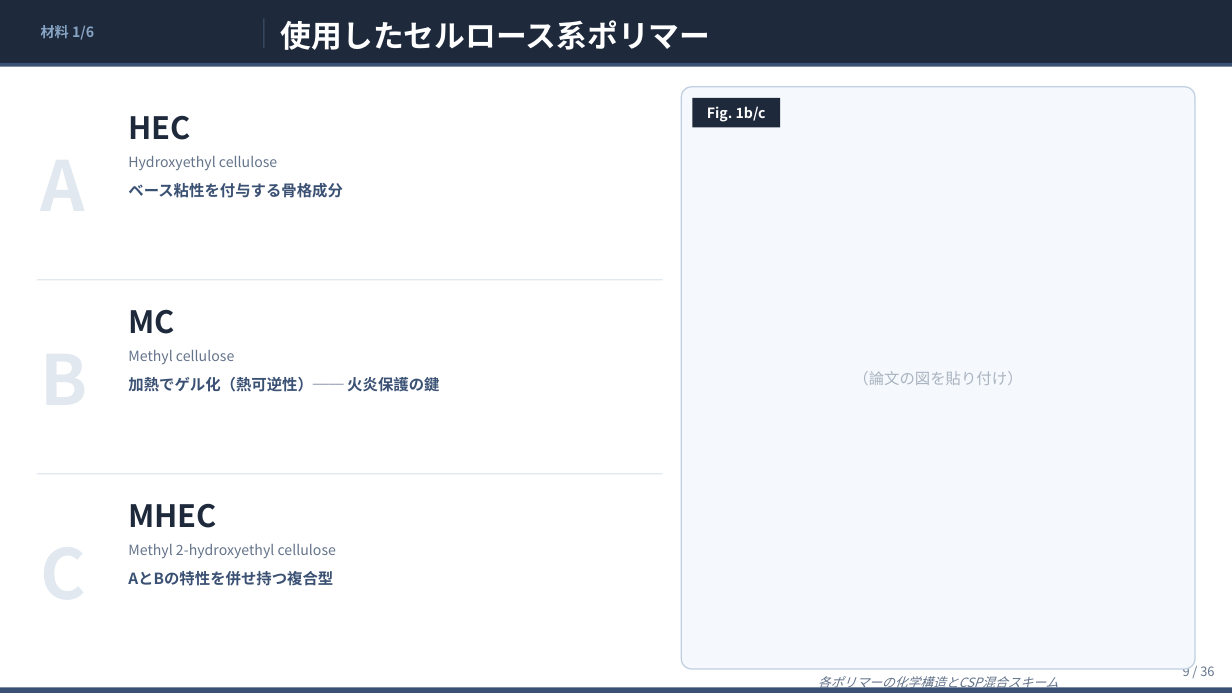
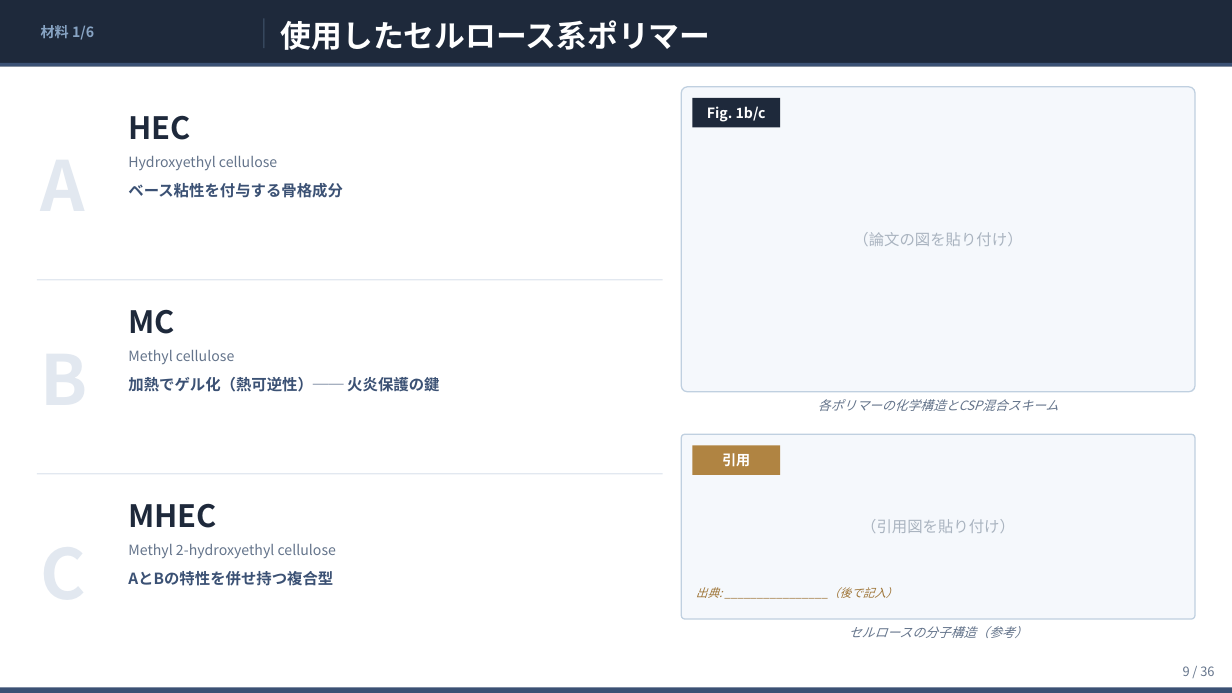
Before and after one commit to ytaisei0525-design/my-first-claude, a slide deck: slide 9 of slides.pptx. Drawn at 1232x693 pixels with LibreOffice and Linux fonts; fonts in the diff are those of the drawing. Boxes give left, top, right and bottom in pixels: in the first picture for what was removed or moved away, otherwise in the second. Text is boxed around its words. In the diff, an @@ line names an element or a change of style, - is before the commit and + after.

```diff
--- a/slides.pptx
+++ b/slides.pptx
@@ text "（論文の図を貼り付け）": place and size @@
-text "（論文の図を貼り付け）" at box(853, 371, 1022, 385)
+text "（論文の図を貼り付け）" at box(853, 232, 1022, 246)
@@ rounded rectangle: place and size @@
-rounded rectangle at box(681, 87, 1195, 669)
+rounded rectangle at box(681, 87, 1195, 392)
@@ text "各ポリマーの化学構造とCSP混合スキーム" rewrapped from box(818, 676, 1059, 692) to box(818, 399, 1059, 411) @@
@@ rounded rectangle added at box(681, 434, 1195, 619), fill #F5F8FC, outline #C0D0E0 1 pt @@
@@ rectangle added at box(692, 445, 780, 475), fill #B08442 @@
@@ text added at box(722, 453, 750, 467), 11 pt, text #FFFFFF, bold @@
+引用
@@ text added at box(861, 519, 1015, 533), 12 pt, text #AAB4C0 @@
+（引用図を貼り付け）
@@ text added at box(696, 587, 898, 599), 9 pt, text #9F7639, italic @@
+出典: ________________（後で記入）
@@ text added at box(849, 626, 1027, 638), 10 pt, text #64748B, italic @@
+セルロースの分子構造（参考）
```
Also in this commit, not shown: 5 other slides changed, 3 other files.
